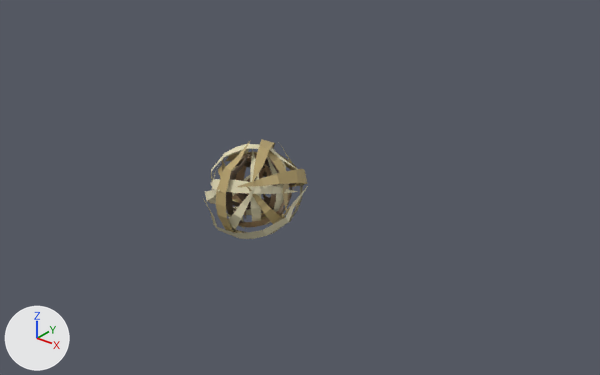
An edit to the Blender file Assets/Ball/ballModel.blend, drawn before and after from the same camera.
Camera for both pictures: a 50 mm lens placed at (3.44, -3.8, 2.48), pointed at (0.23, 0.22, -0.01). The lights are fixed; the arrows at lower left show +X, +Y and +Z.

The scene before the commit, as lines of its bpy script (objects in view):
```python
me_plane = bpy.data.meshes.new('Plane')
me_plane.from_pydata(...)  # 672 vertices, 336 faces; spans x -0.34..0.353, y -0.338..0.35, z -0.36..0.36
me_plane.materials.append(mat_texture_png)  # picture img_texture_png
ob_tumbleweed = bpy.data.objects.new('tumbleweed', me_plane)
ob_tumbleweed.location = (0.0, 0.0, 0.0)
```
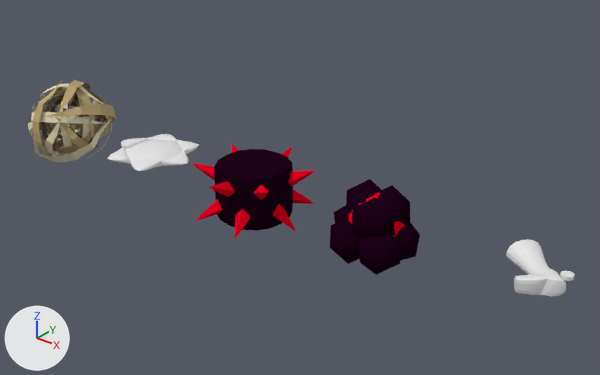
Where the change shows, as pixel boxes (x1, y1, x2, y2) in the pictures (600 x 375 px):
'tumbleweed', moved
    before: (203, 139, 308, 239)
    after: (28, 80, 117, 162)
'CactusBall', added
    after: (192, 144, 316, 238)
    faces in mat_material (black #1f0319): (214, 149, 293, 230)
    faces in mat_material_001 (red #e70025): (192, 144, 316, 238)
'coal', added (black)
    after: (330, 179, 420, 275)
    faces in mat_material (black #1f0319): (330, 179, 420, 275)
    faces in mat_material_001 (red #e70025): (348, 192, 405, 236)
'boot', added
    after: (506, 239, 575, 296)
'star', added
    after: (107, 134, 199, 171)

What changed in the scene script:
```text
Add mat_textureblue_png:
    mat_textureblue_png = principled_material('textureBlue.png')
    mat_textureblue_png.base_color = (0.8, 0.8, 0.8)  # white #e7e7e7
Add mat_material:
    mat_material = diffuse_material('Material')
    mat_material.base_color = (0.014, 0.000765, 0.00985)  # black #1f0319
Add mat_material_001:
    mat_material_001 = diffuse_material('Material.001')
    mat_material_001.base_color = (0.8, 0.0, 0.0183)  # red #e70025
Add me_cube_002:
    me_cube_002.from_pydata(...)  # 32 vertices, 28 faces; spans x -0.244..0.212, y -0.218..0.285, z -0.193..-0.001
    me_cube_002.materials.append(mat_textureblue_png)  # its picture is missing
Add me_circle:
    me_circle.from_pydata(...)  # 43 vertices, 60 faces; spans x -0.434..0.434, y -0.376..0.376, z -0.047..0.0
    me_circle.polygons.foreach_set('use_smooth', [True] * 60)
Add me_icosphere:
    me_icosphere.from_pydata(...)  # 138 vertices, 240 faces; spans x -0.268..0.309, y -0.292..0.259, z -0.301..0.163
    # faces by material slot: [160, 80]
    me_icosphere.materials.append(mat_material)  # black #1f0319
    me_icosphere.materials.append(mat_material_001)  # red #e70025
Add me_cube:
    me_cube.from_pydata(...)  # 68 vertices, 66 faces; spans x -0.452..0.448, y -0.453..0.453, z -0.203..0.191
    # faces by material slot: [6, 60]
    me_cube.materials.append(mat_material)  # black #1f0319
    me_cube.materials.append(mat_material_001)  # red #e70025
Change ob_tumbleweed:
    ob_tumbleweed.location: (0.0, 0.0, 0.0) -> (-2.0, 0.0, 0.0)
Add ob_boot:
    ob_boot = bpy.data.objects.new('boot', me_cube_002)
    ob_boot.location = (2.0, 0.0, 0.0)
    ob_boot.rotation_euler = (0.0, 3.142, 0.0)  # degrees (0, 180, 0)
    _m = ob_boot.modifiers.new('Subsurf', 'SUBSURF')
Add ob_star:
    ob_star = bpy.data.objects.new('star', me_circle)
    ob_star.location = (-1.0, 0.0, 0.0)
    ob_star.rotation_euler = (0.0, 3.142, 0.0)  # degrees (0, 180, 0)
    _m = ob_star.modifiers.new('Mirror', 'MIRROR')
    _m.use_axis = (False, False, True)
    _m = ob_star.modifiers.new('Subsurf', 'SUBSURF')
    _m = ob_star.modifiers.new('EdgeSplit', 'EDGE_SPLIT')
    _m.split_angle = 0.909
Add ob_coal:
    ob_coal = bpy.data.objects.new('coal', me_icosphere)
    ob_coal.location = (1.0, 0.0, 0.0)
    ob_coal.rotation_euler = (0.0, -3.142, 0.0)  # degrees (0, -180, 0)
Add ob_cactusball:
    ob_cactusball = bpy.data.objects.new('CactusBall', me_cube)
    ob_cactusball.location = (0.0, 0.0, 0.0)
    _m = ob_cactusball.modifiers.new('Subsurf', 'SUBSURF')
    _m.levels = 2
```
